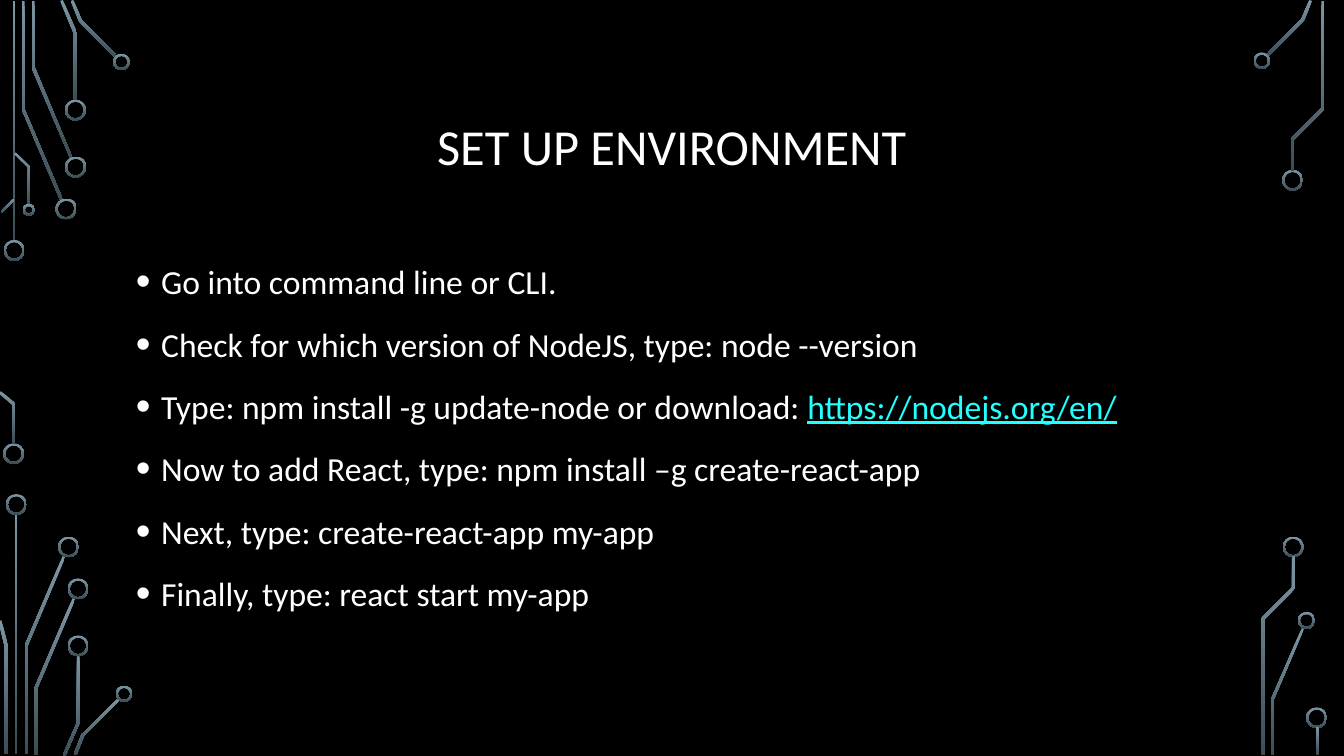
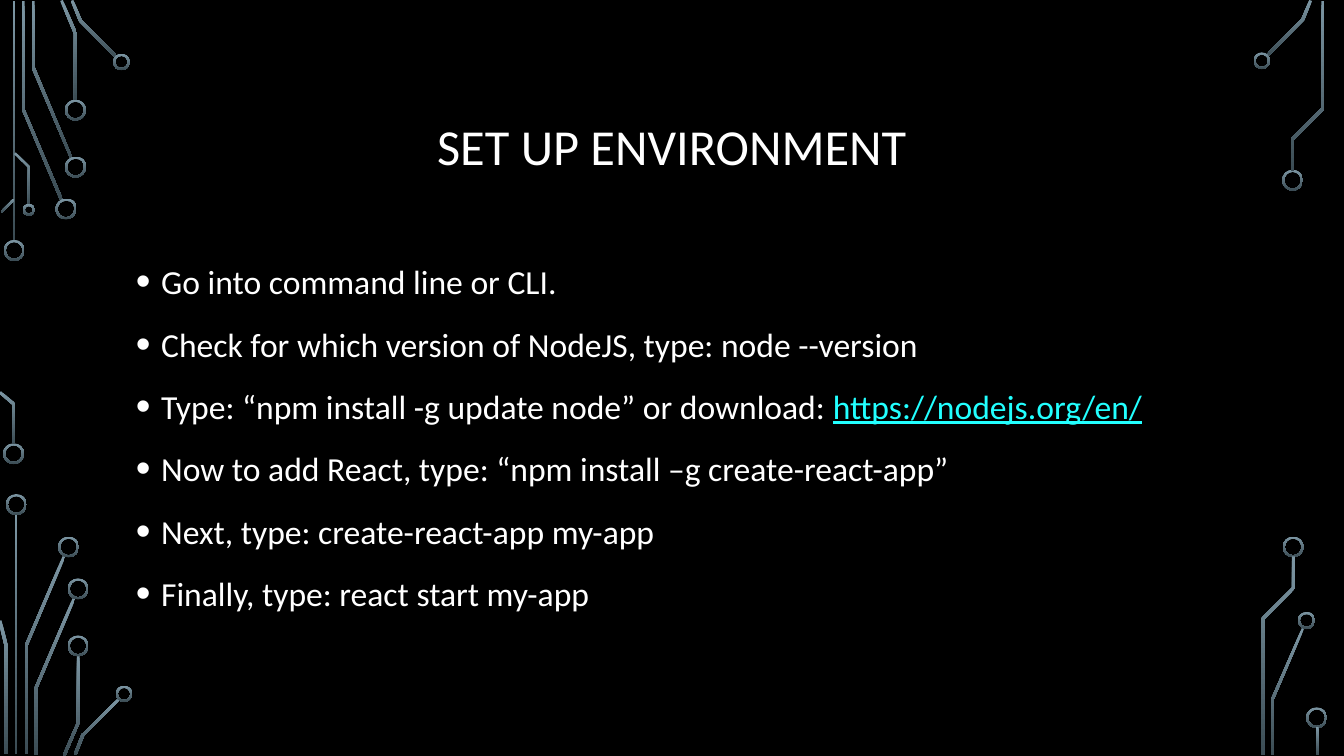
Before and after one commit to kenxwagner/ken_teaches, a slide deck: slide 6 of React/slides/react_lessons_slides.pptx. Drawn at 1344x756 pixels with LibreOffice and Linux fonts; fonts in the diff are those of the drawing; background and template pictures are left out. Boxes give left, top, right and bottom in pixels: in the first picture for what was removed or moved away, otherwise in the second. Text is boxed around its words. In the diff, an @@ line names an element or a change of style, - is before the commit and + after.

Commit message:
Syntax
Making slide more viewable.

```diff
--- a/React/slides/react_lessons_slides.pptx
+++ b/React/slides/react_lessons_slides.pptx
@@ text at (161,395,1142,487): text changed @@
-• Type: npm install -g update-node or download: https://nodejs.org/en/
-• Now to add React, type: npm install –g create-react-app
+• Type: “npm install -g update node” or download: https://nodejs.org/en/
+• Now to add React, type: “npm install –g create-react-app”
```
